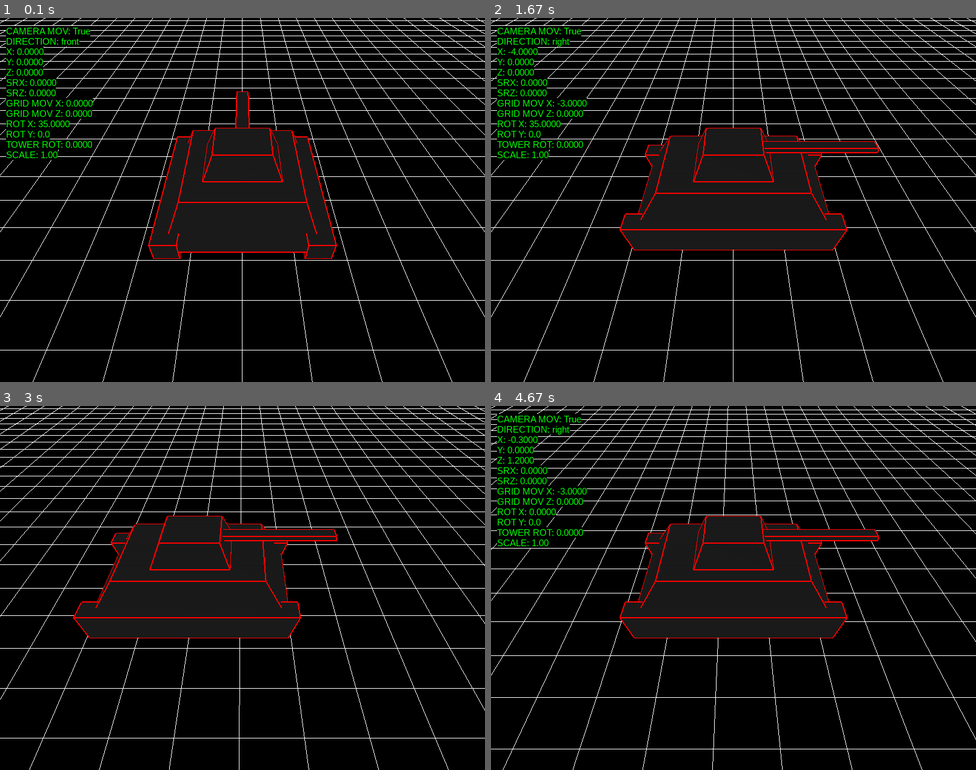
Above: before the commit, frames 1-4 (two rows, left to right).
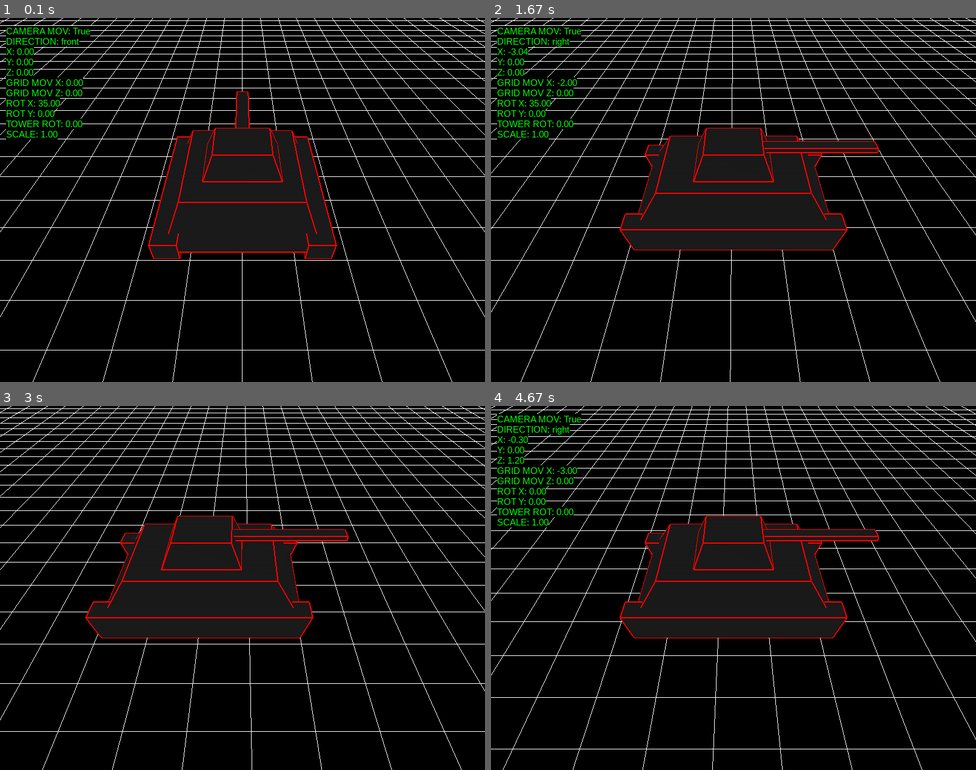
Above: after the commit, the same moments.

Repository: antonioam82/tank_controller
Game: pygame game, started from tank_demo_v.py
Two runs of this game, one before a commit and one after it. Both use one fixed random seed, a clock stepped at 60 frames per second and the inputs below.
Inputs:
- Up to frame 1 (0.1 s): no input
- Up to frame 2 (1.67 s): hold C 0.33-0.8 s; hold Right 0.33-0.8 s; tap Y at 0.83 s; hold Right 1.17-1.63 s
- Up to frame 3 (3 s): hold Up 1.67-1.97 s; tap J at 1.73, 2.07, 2.37, 2.57, 2.87 s; hold Right 2-2.47 s; tap V at 2.15 s; hold Left from 2.5 s (still down); tap S at 2.65 s
- Up to frame 4 (4.67 s): release Left at 3.03 s; hold Down 3.07-3.37 s; tap J at 3.13, 3.47, 3.77, 4.23, 4.63 s; hold Left 3.4-3.8 s; tap V at 3.55 s; tap L at 3.83 s; hold Up 4.17-4.53 s; hold Right from 4.57 s (still down)

The runs differ from the first frame. In frame 1, 1.4% of the frame differs, in the area x 1-20%, y 8-39%; in frame 2, 3.9%; in frame 3, 11%, in the area x 0-100%, y 0-100%; in frame 4, 1.4%.

Commit message:
Mejora del proceso de frenada usand las variables 'braking' y 'stop_rate'

Diff:
--- a/tank_demo_v.py
+++ b/tank_demo_v.py
@@ -146,9 +146,9 @@
     stop_rate_z = 0.0000
     stop_rate_x = 0.0000
     if direction == 'front' or direction == 'back':
-        stop_rate_z = 0.0001
+        stop_rate_z = 0.01
     elif direction == 'right' or direction == 'left':
-        stop_rate_x = 0.0001
+        stop_rate_x = 0.01
     return stop_rate_x, stop_rate_z
 
 
@@ -202,7 +202,8 @@
     # ============== ESTADO ==============
     x = y = z = 0.0000                # desplazamiento del mundo
     grid_mov_x = grid_mov_z = 0.0000
-    stop_rate_x = stop_rate_z = 0.0000
+    #stop_rate_x = stop_rate_z = 0.0000
+    stop_rate = 2.0
     last_cam_pos_x = last_cam_pos_z = 0.0
     ortographic = False
 
@@ -230,6 +231,7 @@
     stop_camera = False
     scale = 1.00
     direction = 'front'
+    braking = False
 
     bullets = []
     bullet_speed = 30.0 #0.2
@@ -345,7 +347,8 @@
 
                 elif e.key == K_c:
                     #grid_mov_x = grid_mov_z = 0.0
-                    stop_rate_x, stop_rate_z = stop_movement(direction)
+                    #stop_rate_x, stop_rate_z = stop_movement(direction)
+                    braking = True
 
                 elif e.key == K_j:
                     hide_info = not hide_info
@@ -473,22 +476,26 @@
 
         #----------------------------------------#
 
-        #FRENADA PROGRESIVA####################################
-
-        if direction == 'front' or direction == 'back':
-            if grid_mov_z > 0.0000 and direction == 'front':
-                grid_mov_z -= stop_rate_z
-
-            if grid_mov_z < 0.0000 and direction == 'back':
-                grid_mov_z += stop_rate_z
-        else:
-            if grid_mov_x > 0.0000 and direction == 'left':
-                grid_mov_x -= stop_rate_x
-
-            if grid_mov_x < 0.0000 and direction == 'right':
-                grid_mov_x += stop_rate_x
-
-        #######################################################
+        #FRENADA PROGRESIVA###########################################
+        if braking:
+            deceleration = stop_rate * dt
+
+            if direction in ('front', 'back'):
+                if grid_mov_z > 0.0:
+                    grid_mov_z = max(0.0, grid_mov_z - deceleration)
+                elif grid_mov_z < 0.0:
+                    grid_mov_z = min(0.0, grid_mov_z + deceleration)
+                if grid_mov_z == 0.0:
+                    braking = False
+            else:
+                if grid_mov_x > 0.0:
+                    grid_mov_x = max(0.0, grid_mov_x - deceleration)
+                elif grid_mov_x < 0.0:
+                    grid_mov_x = min(0.0, grid_mov_x + deceleration)
+                if grid_mov_x == 0.0:
+                    braking = False
+
+        ###############################################################
 
         x += grid_mov_x * dt
         z += grid_mov_z * dt
@@ -556,22 +563,22 @@
             glCallList(model_bullet)
             glPopMatrix()
 
-        glPopMatrix()
+        glPopMatrix() # 468, 451, 434, 417, 400, 383, 366
 
         if not hide_info:
             draw_text(font, 10, 570, f'CAMERA MOV: {not stop_camera}')
             draw_text(font, 10, 553, f'DIRECTION: {direction}')
-            draw_text(font, 10, 536, f'X: {x:.4f}')
-            draw_text(font, 10, 519, f'Y: {y:.4f}')
-            draw_text(font, 10, 502, f'Z: {z:.4f}')
-            draw_text(font, 10, 485, f'SRX: {stop_rate_x:.4f}')
-            draw_text(font, 10, 468, f'SRZ: {stop_rate_z:.4f}')
-            draw_text(font, 10, 451, f'GRID MOV X: {grid_mov_x:.4f}')
-            draw_text(font, 10, 434, f'GRID MOV Z: {grid_mov_z:.4f}')
-            draw_text(font, 10, 417, f'ROT X: {rot_x:.4f}')
-            draw_text(font, 10, 400, f'ROT Y: {rot_y}')
-            draw_text(font, 10, 383, f'TOWER ROT: {y_tower:.4f}')
-            draw_text(font, 10, 366, f'SCALE: {scale:.2f}')
+            draw_text(font, 10, 536, f'X: {x:.2f}')
+            draw_text(font, 10, 519, f'Y: {y:.2f}')
+            draw_text(font, 10, 502, f'Z: {z:.2f}')
+            #draw_text(font, 10, 485, f'SR: {stop_rate:.2f}')
+            #draw_text(font, 10, 485, f'SRz: {stop_rate_z:.2f}')
+            draw_text(font, 10, 485, f'GRID MOV X: {grid_mov_x:.2f}')
+            draw_text(font, 10, 468, f'GRID MOV Z: {grid_mov_z:.2f}')
+            draw_text(font, 10, 451, f'ROT X: {rot_x:.2f}')
+            draw_text(font, 10, 434, f'ROT Y: {rot_y:.2f}')
+            draw_text(font, 10, 417, f'TOWER ROT: {y_tower:.2f}')
+            draw_text(font, 10, 400, f'SCALE: {scale:.2f}')
 
         pygame.display.flip()
         clock.tick(120)
--- a/tanque_pygame.py
+++ b/tanque_pygame.py
@@ -14,7 +14,7 @@
 
 # ================= VELOCIDADES (unidades por segundo) =================
 TANK_SPEED        = 5.0    # velocidad de traslación del tanque -> 3.0
-STOP_DECEL        = 0.5    # desaceleración al frenar (unidades/s²) #6.0
+STOP_DECEL        = 2.0    # desaceleración al frenar (unidades/s²) #6.0
 CAM_ROT_SPEED     = 30.0   # grados/s para rotar escena (T/R)
 CAM_TILT_SPEED    = 15.0   # grados/s para inclinar cámara (F/G)
 CAM_Y_SPEED       = 6.0    # unidades/s para subir/bajar cámara (P/O)
